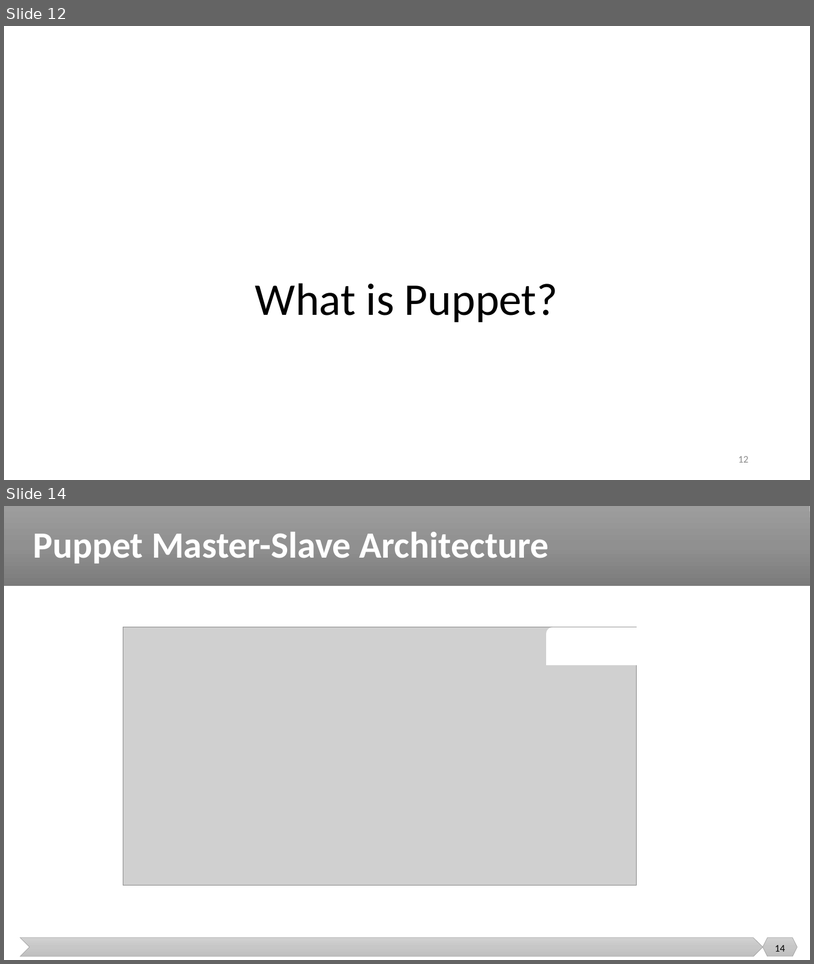
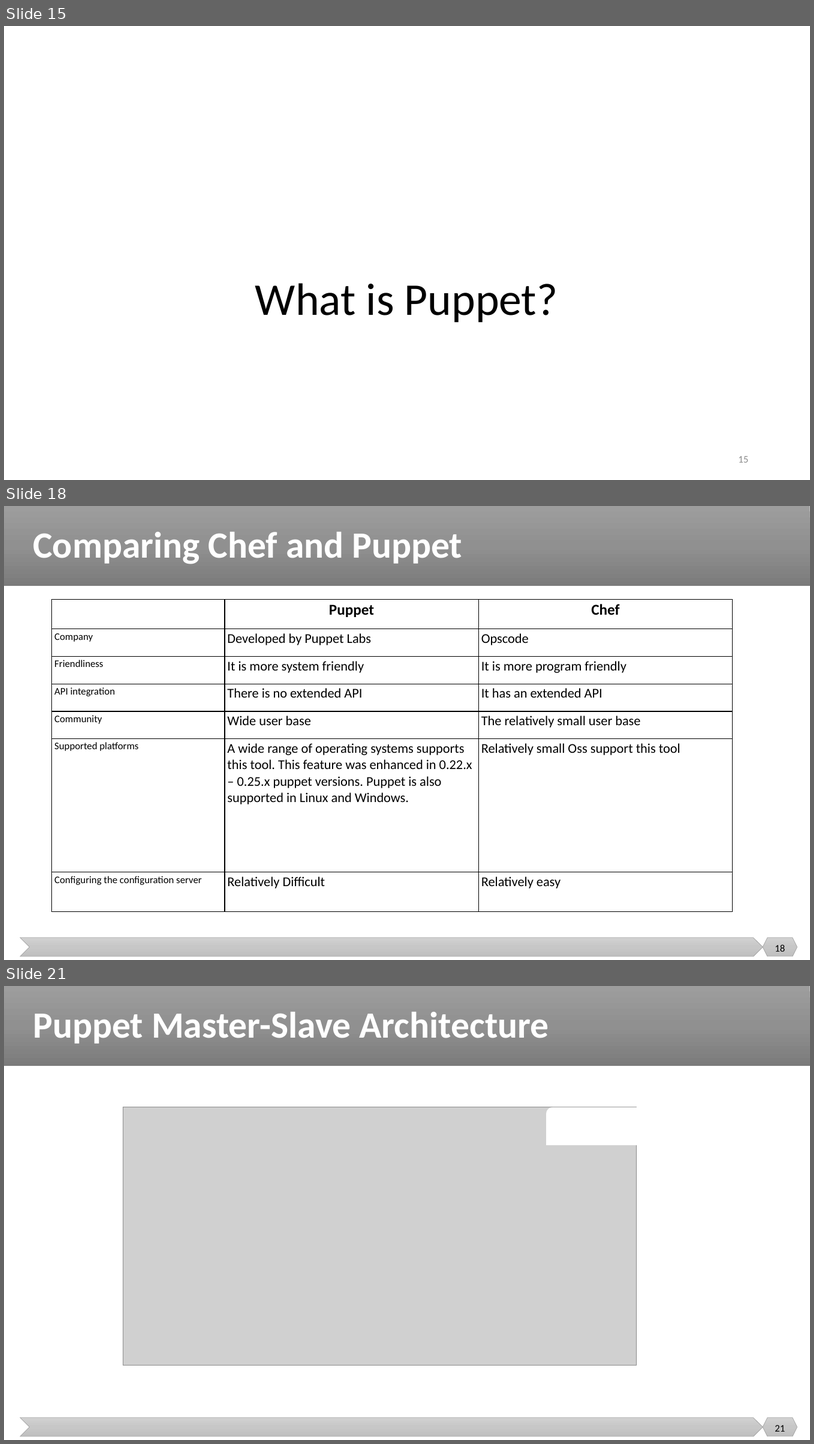
Before and after one commit to malenezi/malenezi, a slide deck: SE489/Lectures/6-Configuration Management/Configuration Management 2.pptx. Shown one above the other, each under a label of ours: slides 12 and 14 before the commit, slides 15, 18 and 21 after it; the slides between them are not shown. The pictures are 814x964 and 814x1444 pixels, drawn with LibreOffice and Linux fonts; fonts in the diff are those of the drawing; grey boxes stand for pictures. Boxes give left, top, right and bottom in pixels: in the first picture for what was removed or moved away, otherwise in the second. Text is boxed around its words. In the diff, an @@ line names an element or a change of style, - is before the commit and + after.

```diff
--- a/SE489/Lectures/6-Configuration Management/Configuration Management 2.pptx
+++ b/SE489/Lectures/6-Configuration Management/Configuration Management 2.pptx
@@ slide 18 added at bbox=[4, 506, 810, 960], background #FFFFFF; not listed: 3 template elements that a slide beside it also shows @@
@@ title added at bbox=[33, 532, 462, 564], 44 pt, text #FFFFFF, bold @@
+Comparing Chef and Puppet
@@ table added at bbox=[52, 599, 733, 912], 7 rows, 3 columns @@
+ | Puppet | Chef
+Company | Developed by Puppet Labs | Opscode
+Friendliness | It is more system friendly | It is more program friendly
+API integration | There is no extended API | It has an extended API
+Community | Wide user base | The relatively small user base
+Supported platforms | A wide range of operating systems supports this tool. This feature was enhanced in 0.22.x – 0.25.x puppet versions. Puppet is also supported in Linux and Windows. | Relatively small Oss support this tool
+Configuring the configuration server | Relatively Difficult | Relatively easy
@@ page number added at bbox=[775, 944, 785, 951], 12 pt, text #000000 @@
+18
@@ what was slide 12 is now slide 15 @@
@@ page number at bbox=[738, 456, 749, 462]: text changed @@
-12
+15
@@ what was slide 14 is now slide 21 @@
@@ page number at bbox=[775, 1425, 785, 1431]: text changed @@
-14
+21
```
Also in this commit, not shown: 2 slides changed, 7 other slides added, 1 other file.
